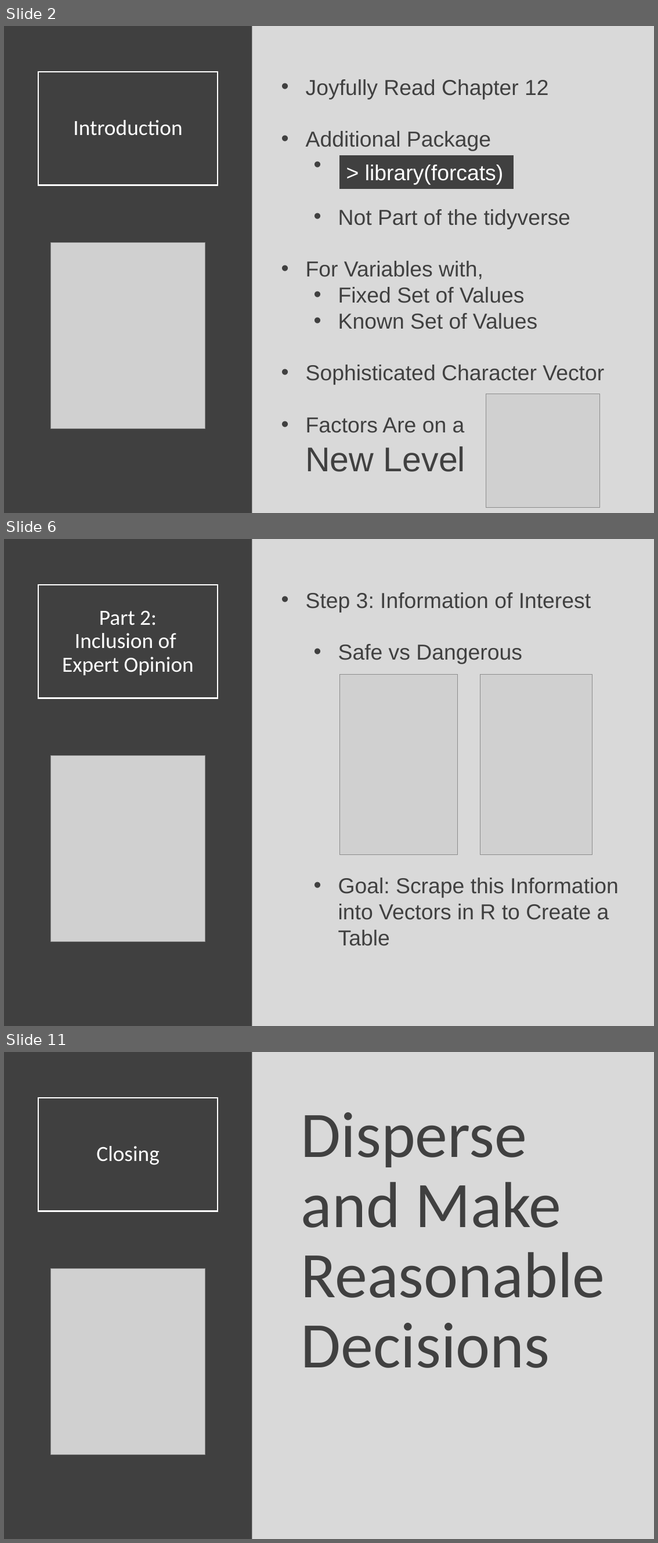
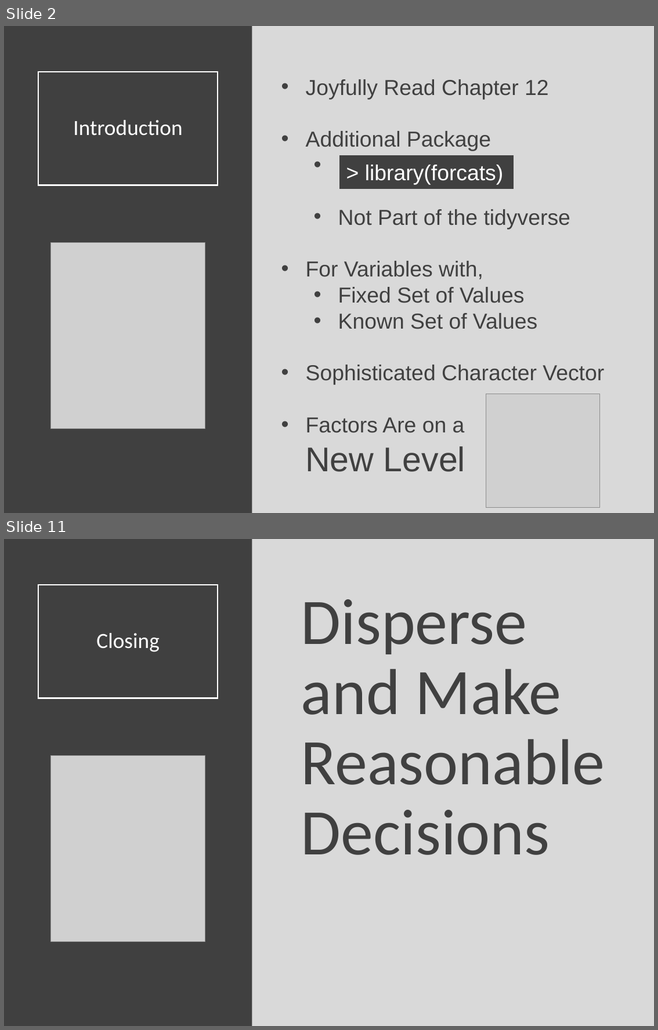
Before and after one commit to Yixf-Self/STOR320_WEBSITE, a slide deck: Lecture/Lecture 17/Lecture 17.pptx. Shown one above the other, each under a label of ours: slides 2, 6 and 11 before the commit, slides 2 and 11 after it; the slides between them are not shown. The pictures are 658x1543 and 658x1030 pixels, drawn with LibreOffice and Linux fonts; fonts in the diff are those of the drawing; grey boxes stand for pictures. Boxes give left, top, right and bottom in pixels: in the first picture for what was removed or moved away, otherwise in the second. Text is boxed around its words. In the diff, an @@ line names an element or a change of style, - is before the commit and + after.

```diff
--- a/Lecture/Lecture 17/Lecture 17.pptx
+++ b/Lecture/Lecture 17/Lecture 17.pptx
@@ slide 6 removed at (x1=4, y1=539, x2=654, y2=1026), background #D9D9D9 @@
@@ rectangle removed at (x1=4, y1=539, x2=252, y2=1026) @@
@@ title removed at (x1=38, y1=584, x2=217, y2=698) @@
-Part 2:
-Inclusion of
-Expert Opinion
@@ text removed at (x1=306, y1=592, x2=618, y2=946) @@
-• Step 3: Information of Interest
-  • Safe vs Dangerous
-  • Goal: Scrape this Information into Vectors in R to Create a Table
@@ picture removed at (x1=339, y1=674, x2=457, y2=855) @@
@@ picture removed at (x1=480, y1=674, x2=592, y2=855) @@
@@ picture removed at (x1=51, y1=755, x2=205, y2=942) @@
```
Also in this commit, not shown: 1 slide changed, 7 slides added, 6 other slides removed, 5 other files.
